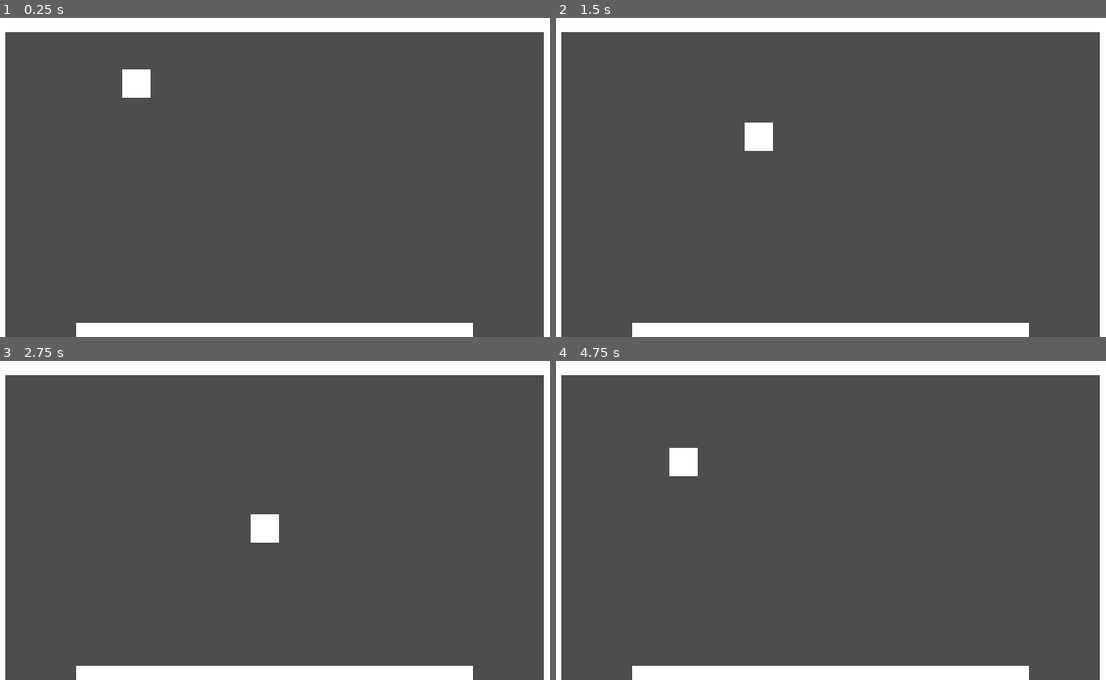
Above: before the commit, frames 1-4 (two rows, left to right).
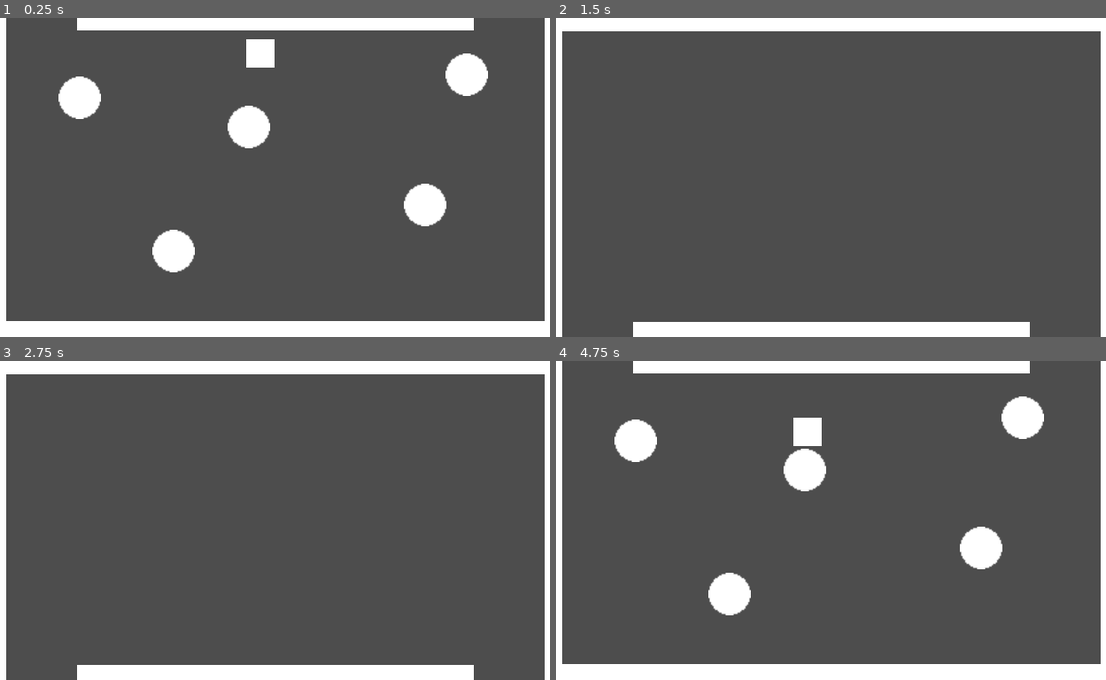
Above: after the commit, the same moments.

Repository: billbobphil/coffee-jam-2023
Game: Godot game, scene res://scenes/rootScene.tscn
Two runs of this game, one before a commit and one after it. Both use one fixed random seed, a clock stepped at 60 frames per second and the inputs below.
Inputs:
- Up to frame 1 (0.25 s): no input
- Up to frame 2 (1.5 s): tap Enter at 0.5 s; hold D (move_right) 0.53-1.28 s; tap Tab (change_camera, bound only after the commit) at 0.6 s; hold S (move_down) from 1.28 s (still down); tap Space (dash) at 1.35 s
- Up to frame 3 (2.75 s): tap Tab (change_camera, bound only after the commit) at 1.55, 2.3 s; release S (move_down) at 2.03 s; hold D (move_right) from 2.03 s (still down); tap F (interact) at 2.1 s
- Up to frame 4 (4.75 s): release D (move_right) at 2.78 s; hold W (move_up) 2.78-3.53 s; tap Tab (change_camera, bound only after the commit) at 2.85, 3.6, 4.55 s; hold A (move_left) from 3.53 s (still down); tap Space (dash) at 4.35 s

The runs differ from the first frame. In frame 1, 8.6% of the frame differs, in the area x 0-100%, y 0-100%; in frame 2, 1.3%; in frame 3, 1.3%; in frame 4, 8.6%.

Commit message:
Struggling, but now have camera swapping triggers

Diff:
--- a/project.godot
+++ b/project.godot
@@ -53,6 +53,11 @@
 "events": [Object(InputEventKey,"resource_local_to_scene":false,"resource_name":"","device":-1,"window_id":0,"alt_pressed":false,"shift_pressed":false,"ctrl_pressed":false,"meta_pressed":false,"pressed":false,"keycode":0,"physical_keycode":32,"key_label":0,"unicode":32,"echo":false,"script":null)
 ]
 }
+change_camera={
+"deadzone": 0.5,
+"events": [Object(InputEventKey,"resource_local_to_scene":false,"resource_name":"","device":-1,"window_id":0,"alt_pressed":false,"shift_pressed":false,"ctrl_pressed":false,"meta_pressed":false,"pressed":false,"keycode":0,"physical_keycode":4194306,"key_label":0,"unicode":0,"echo":false,"script":null)
+]
+}
 
 [rendering]
 
--- /dev/null
+++ b/scenes/camera_trigger.tscn
@@ -0,0 +1,12 @@
+[gd_scene load_steps=2 format=3 uid="uid://b1xl2nurgndxf"]
+
+[sub_resource type="RectangleShape2D" id="RectangleShape2D_udm5q"]
+size = Vector2(117, 12)
+
+[node name="CameraTrigger" type="Area2D"]
+position = Vector2(10, 350)
+
+[node name="CollisionShape2D" type="CollisionShape2D" parent="."]
+position = Vector2(48.5, -10)
+shape = SubResource("RectangleShape2D_udm5q")
+debug_color = Color(0, 0.647059, 0.247059, 0.419608)
--- a/scenes/rootScene.tscn
+++ b/scenes/rootScene.tscn
@@ -1,13 +1,16 @@
-[gd_scene load_steps=4 format=3 uid="uid://7je3nu0pdsus"]
+[gd_scene load_steps=6 format=3 uid="uid://7je3nu0pdsus"]
 
+[ext_resource type="Script" path="res://scripts/gameManager.gd" id="1_84sy3"]
 [ext_resource type="PackedScene" uid="uid://bhasvup0wqgs5" path="res://scenes/player.tscn" id="1_fb7x5"]
-[ext_resource type="PackedScene" path="res://scenes/table.tscn" id="2_4o8w4"]
+[ext_resource type="PackedScene" uid="uid://c6t81pnweu3om" path="res://scenes/table.tscn" id="2_4o8w4"]
 [ext_resource type="Script" path="res://scripts/WallGenerator.gd" id="4_nmx7f"]
+[ext_resource type="PackedScene" uid="uid://b1xl2nurgndxf" path="res://scenes/camera_trigger.tscn" id="5_yqnp0"]
 
 [node name="Demo" type="Node2D"]
+script = ExtResource("1_84sy3")
 
 [node name="Player" parent="." instance=ExtResource("1_fb7x5")]
-position = Vector2(164, 74)
+position = Vector2(303, 402)
 
 [node name="Table" parent="." instance=ExtResource("2_4o8w4")]
 position = Vector2(99, 452)
@@ -26,3 +29,27 @@
 
 [node name="WallGenerator" type="Node2D" parent="."]
 script = ExtResource("4_nmx7f")
+
+[node name="StorefrontCamera" type="Camera2D" parent="."]
+position = Vector2(319, 542)
+
+[node name="KitchenCamera" type="Camera2D" parent="."]
+position = Vector2(319, 181)
+
+[node name="CameraTriggers" type="Node2D" parent="."]
+
+[node name="KitchenCameraTriggerLeft" parent="CameraTriggers" instance=ExtResource("5_yqnp0")]
+
+[node name="KitchenCameraTriggerRight" parent="CameraTriggers" instance=ExtResource("5_yqnp0")]
+position = Vector2(531, 350)
+
+[node name="StorefrontCameraTriggerLeft" parent="CameraTriggers" instance=ExtResource("5_yqnp0")]
+position = Vector2(10, 390)
+
+[node name="StorefrontCameraTriggerRight2" parent="CameraTriggers" instance=ExtResource("5_yqnp0")]
+position = Vector2(532, 390)
+
+[connection signal="body_entered" from="CameraTriggers/KitchenCameraTriggerLeft" to="." method="_on_change_camera" binds= ["kitchen"]]
+[connection signal="body_entered" from="CameraTriggers/KitchenCameraTriggerRight" to="." method="_on_change_camera" binds= ["kitchen"]]
+[connection signal="body_entered" from="CameraTriggers/StorefrontCameraTriggerLeft" to="." method="_on_change_camera" binds= ["storefront"]]
+[connection signal="body_entered" from="CameraTriggers/StorefrontCameraTriggerRight2" to="." method="_on_change_camera" binds= ["storefront"]]
--- /dev/null
+++ b/scripts/gameManager.gd
@@ -0,0 +1,40 @@
+extends Node2D
+
+enum cam_positions {
+	KITCHEN,
+	STOREFRONT
+}
+
+var currentCamPosition = cam_positions.STOREFRONT;
+var kitchenCamera;
+var storefrontCamera;
+
+func _ready():
+	kitchenCamera = $KitchenCamera;
+	storefrontCamera = $StorefrontCamera;
+
+# Called every frame. 'delta' is the elapsed time since the previous frame.
+func _process(delta):
+	if(Input.is_action_just_pressed("change_camera")):
+		change_camera("button");
+
+func _on_change_camera(body, triggerName):
+	if(body.name == "Player"):
+		change_camera(triggerName);
+
+func change_camera(triggerName):
+	print("Change camera with trigger: " + triggerName)
+	if(triggerName == "button"):
+		match currentCamPosition:
+			cam_positions.KITCHEN:
+				storefrontCamera.make_current();
+				currentCamPosition = cam_positions.STOREFRONT;
+			cam_positions.STOREFRONT:
+				kitchenCamera.make_current();
+				currentCamPosition = cam_positions.KITCHEN;
+	elif (triggerName == "kitchen" && currentCamPosition != cam_positions.KITCHEN):
+		kitchenCamera.make_current();
+		currentCamPosition = cam_positions.KITCHEN;
+	elif (triggerName == "storefront" && currentCamPosition != cam_positions.STOREFRONT):
+		storefrontCamera.make_current();
+		currentCamPosition = cam_positions.STOREFRONT;
